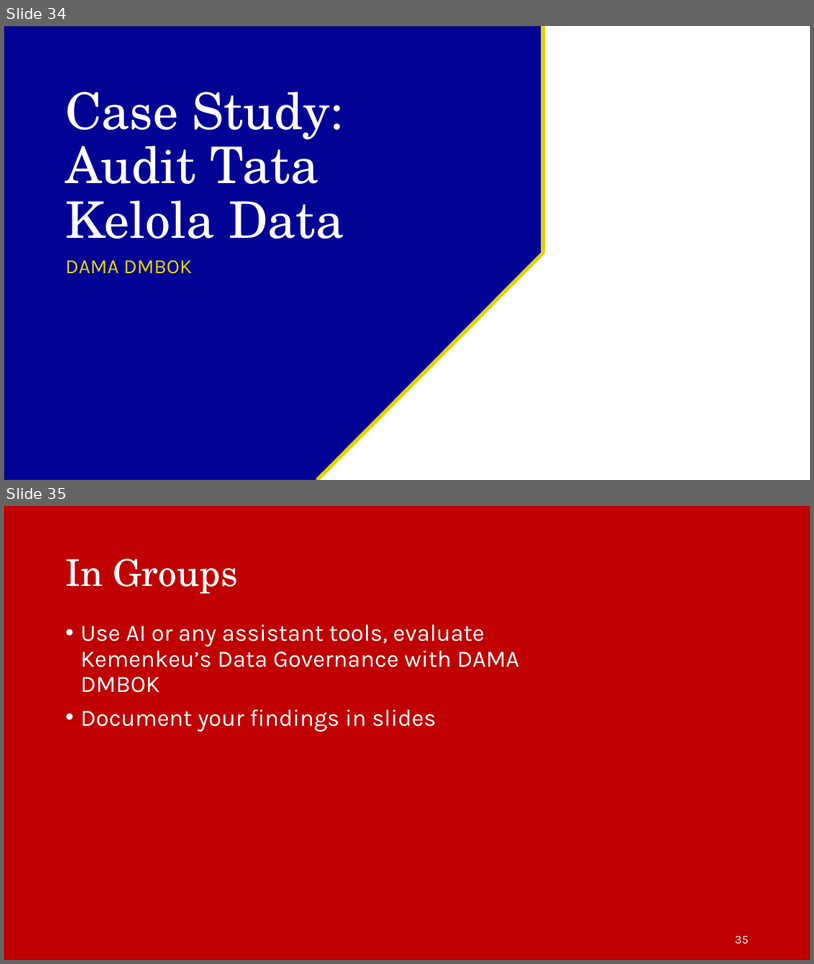
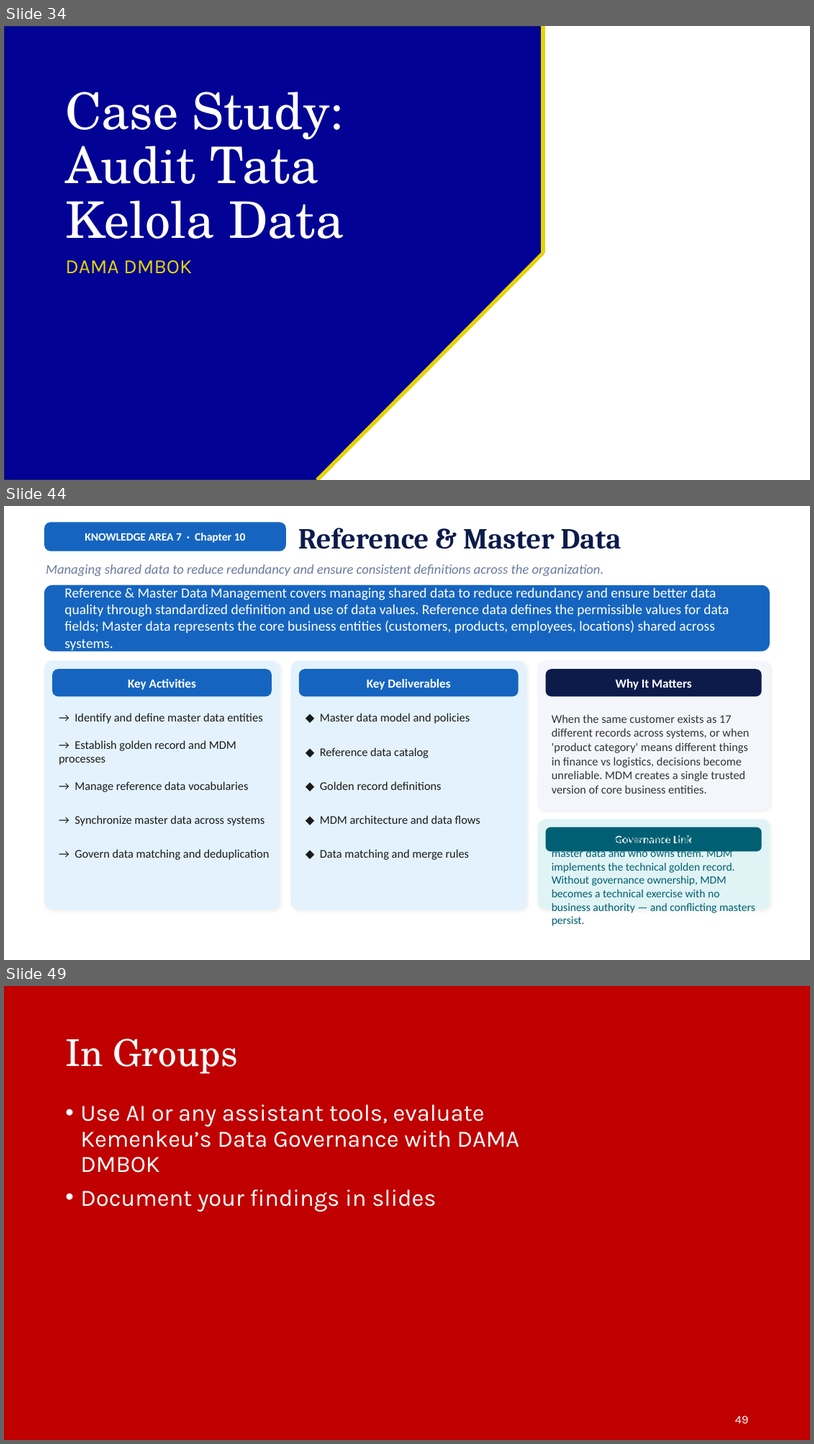
Before and after one commit to irfanradarma/Audit-SI, a slide deck: Slides/2026/06 - GTAG.pptx. Shown one above the other, each under a label of ours: slides 34 and 35 before the commit, slides 34, 44 and 49 after it; the slides between them are not shown. The pictures are 814x964 and 814x1444 pixels, drawn with LibreOffice and Linux fonts; fonts in the diff are those of the drawing; background and template pictures are left out. Boxes give left, top, right and bottom in pixels: in the first picture for what was removed or moved away, otherwise in the second. Text is boxed around its words. In the diff, an @@ line names an element or a change of style, - is before the commit and + after.

```diff
--- a/Slides/2026/06 - GTAG.pptx
+++ b/Slides/2026/06 - GTAG.pptx
@@ slide 44 added at bbox=[4, 506, 810, 960], background #FFFFFF @@
@@ rounded rectangle added at bbox=[44, 523, 286, 551], fill #1565C0 @@
@@ text added at bbox=[85, 533, 246, 543], 13.3 pt, text #FFFFFF, bold @@
+KNOWLEDGE AREA 7 · Chapter 10
@@ text added at bbox=[298, 528, 622, 549], 34.7 pt, text #0D1B4B, bold @@
+Reference & Master Data
@@ text added at bbox=[46, 564, 604, 576], 16 pt, text #6B7A9F, italic @@
+Managing shared data to reduce redundancy and ensure consistent definitions across the organization.
@@ rounded rectangle added at bbox=[44, 585, 771, 651], fill #1565C0 @@
@@ text added at bbox=[64, 587, 729, 652], 16.7 pt, text #FFFFFF @@
+Reference & Master Data Management covers managing shared data to reduce redundancy and ensure better data quality through standardized definition and use of data values. Reference data defines the permissible values for data fields; Master data represents the core business entities (customers, products, employees, locations) shared across systems.
@@ rounded rectangle added at bbox=[44, 661, 280, 909], fill #E3F2FD @@
@@ rounded rectangle added at bbox=[52, 669, 272, 696], fill #1565C0 @@
@@ rounded rectangle added at bbox=[291, 661, 527, 909], fill #E3F2FD @@
@@ rounded rectangle added at bbox=[299, 669, 519, 696], fill #1565C0 @@
@@ rounded rectangle added at bbox=[538, 661, 771, 811], fill #F4F6FC @@
@@ rounded rectangle added at bbox=[546, 669, 762, 696], fill #0D1B4B @@
@@ text added at bbox=[128, 679, 196, 690], 14.7 pt, text #FFFFFF, bold @@
+Key Activities
@@ text added at bbox=[367, 679, 450, 690], 14.7 pt, text #FFFFFF, bold @@
+Key Deliverables
@@ text added at bbox=[616, 679, 692, 690], 14.7 pt, text #FFFFFF, bold @@
+Why It Matters
@@ text added at bbox=[75, 713, 262, 723], 14 pt, text #1A1A1A @@
+→ Identify and define master data entities
@@ text added at bbox=[320, 713, 470, 723], 14 pt, text #1A1A1A @@
+◆ Master data model and policies
@@ text added at bbox=[552, 714, 749, 793], 14 pt, text #333333 @@
+When the same customer exists as 17 different records across systems, or when 'product category' means different things in finance vs logistics, decisions become unreliable. MDM creates a single trusted version of core business entities.
@@ text added at bbox=[59, 740, 237, 764], 14 pt, text #1A1A1A @@
+→ Establish golden record and MDM processes
@@ text added at bbox=[320, 747, 429, 758], 14 pt, text #1A1A1A @@
+◆ Reference data catalog
@@ text added at bbox=[75, 781, 248, 792], 14 pt, text #1A1A1A @@
+→ Manage reference data vocabularies
@@ text added at bbox=[320, 781, 441, 790], 14 pt, text #1A1A1A @@
+◆ Golden record definitions
@@ text added at bbox=[75, 815, 265, 826], 14 pt, text #1A1A1A @@
+→ Synchronize master data across systems
@@ text added at bbox=[320, 815, 481, 824], 14 pt, text #1A1A1A @@
+◆ MDM architecture and data flows
@@ rounded rectangle added at bbox=[538, 818, 771, 909], fill #E0F4F6 @@
@@ rounded rectangle added at bbox=[546, 827, 762, 852], fill #005F73 @@
@@ text added at bbox=[75, 849, 270, 860], 14 pt, text #1A1A1A @@
+→ Govern data matching and deduplication
@@ text added at bbox=[320, 849, 470, 860], 14 pt, text #1A1A1A @@
+◆ Data matching and merge rules
@@ text added at bbox=[552, 835, 756, 926], 13.3 pt, text #005F73 @@
+Governance decides which data domains are master data and who owns them. MDM implements the technical golden record. Without governance ownership, MDM becomes a technical exercise with no business authority — and conflicting masters persist.
@@ text added at bbox=[615, 835, 671, 843], 13.3 pt, text #FFFFFF, bold @@
+Governance Link
@@ what was slide 35 is now slide 49 @@
@@ page number at bbox=[736, 1415, 749, 1423]: text changed @@
-35
+49
```
Also in this commit, not shown: 13 other slides added.
